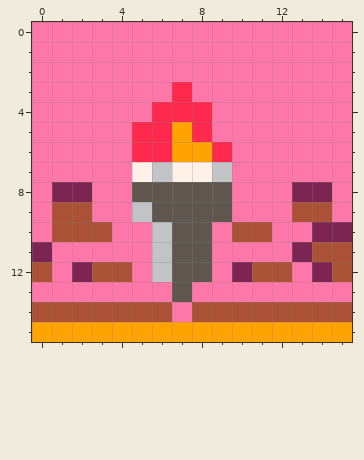
One commit to this pixel-art sprite: RogueboyLevelEditor/Textures/Tile_72.png. Above is the file before it was changed.
The file is 16x16 pixels. Colours within 5 levels of each other are drawn and written as one.
The result:
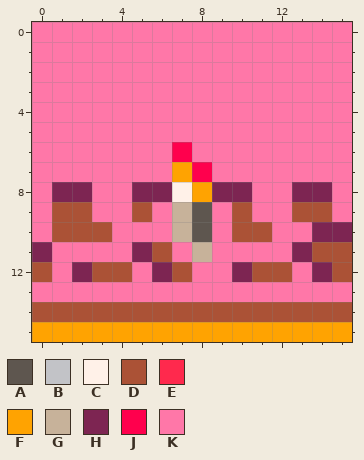
Palette (. is transparent): A #5e564f  B #c2c3c7  C #fff1e8  D #ab5236  E #ff294d  F #ffa301  G #c7b29a  H #7d2552  J #ff004d  K #ff77a8
From old to new:
@@ x 3..12 @@
  2 KKKKKKKKKK
- 3 KKKKEKKKKK
- 4 KKKEEEKKKK
- 5 KKEEFEKKKK
- 6 KKEEFFEKKK
- 7 KKCBCCBKKK
- 8 KKAAAAAKKK
- 9 KKBAAAAKKK
-10 DKKBAAKDDK
-11 KKKBAAKKKK
-12 DDKBAAKHDD
-13 KKKKAKKKKK
-14 DDDDKDDDDD
+ 3 KKKKKKKKKK
+ 4 KKKKKKKKKK
+ 5 KKKKKKKKKK
+ 6 KKKKJKKKKK
+ 7 KKKKFJKKKK
+ 8 KKHHCFHHKK
+ 9 KKDKGAKDKK
+10 DKKKGAKDDK
+11 KKHDKGKKKK
+12 DDKHDKKHDD
+13 KKKKKKKKKK
+14 DDDDDDDDDD
 15 FFFFFFFFFF
